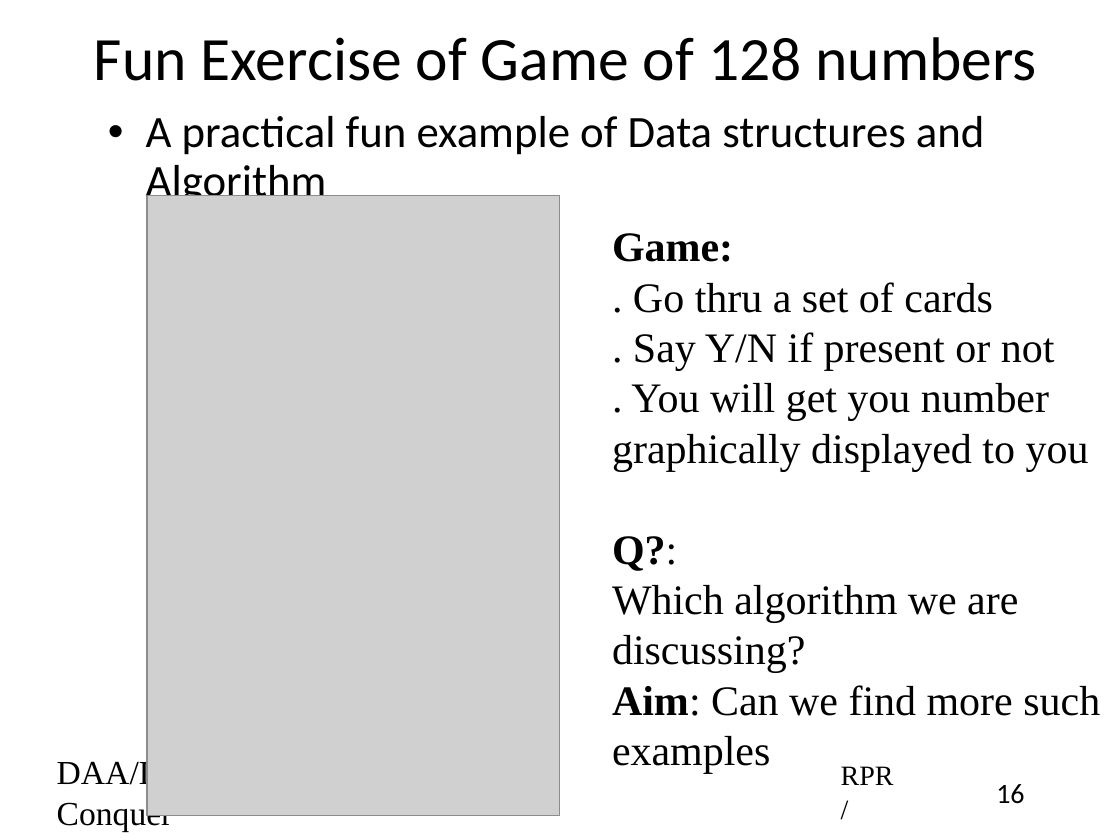
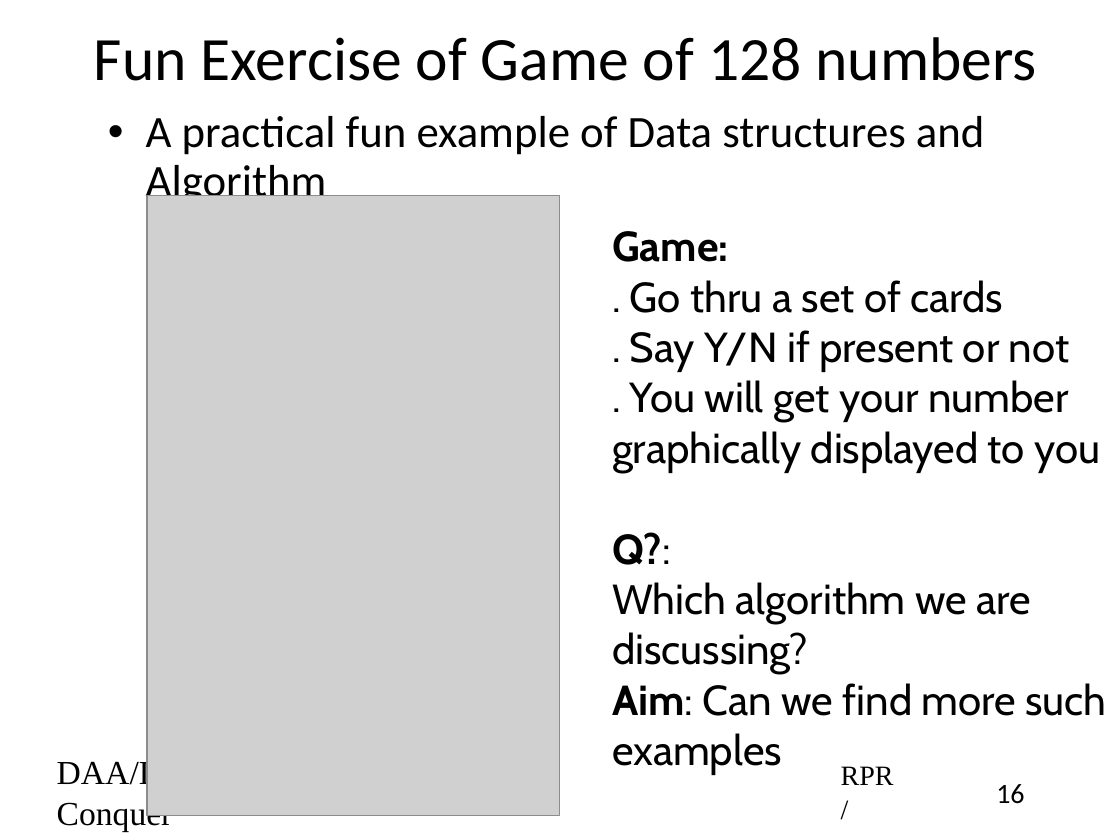
Before and after one commit to rprustagi/2019-17CS43-DAA, a slide deck: slide 16 of Slides-RPR/2019-H1-DAA-L12-Divide-Conquer-BinSearch.pptx. Drawn at 1120x840 pixels with LibreOffice and Linux fonts; fonts in the diff are those of the drawing; grey boxes stand for pictures. Boxes give left, top, right and bottom in pixels: in the first picture for what was removed or moved away, otherwise in the second. Text is boxed around its words. In the diff, an @@ line names an element or a change of style, - is before the commit and + after.

```diff
--- a/Slides-RPR/2019-H1-DAA-L12-Divide-Conquer-BinSearch.pptx
+++ b/Slides-RPR/2019-H1-DAA-L12-Divide-Conquer-BinSearch.pptx
@@ text at bbox=[612, 231, 1107, 775]: font Times New Roman to Cabin in "Game:", ". Go thru a set of cards", ". Say Y/N if present or not", "graphically displayed to you" and 5 more places @@
@@ text at bbox=[630, 380, 1068, 422]: text changed; font Times New Roman to Cabin @@
-. You will get you number
+. You will get your number
```
Also in this commit, not shown: 11 other slides changed, 1 slide added, 5 other files.
